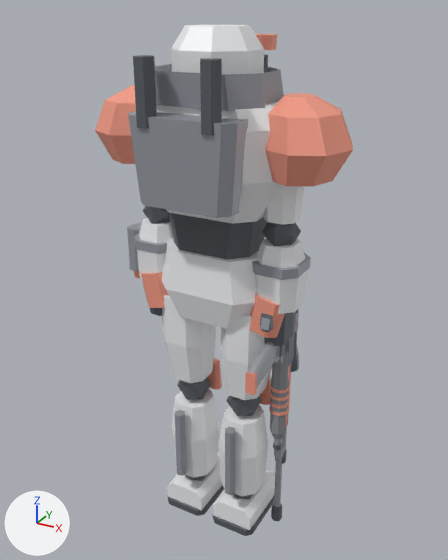
Renders of the glTF model game/player/robot/bulwark.glb from each side of a commit.
Camera for both pictures: a camera (50 mm lens) standing at (0.903, -1.603, 1.735) and looking at (0.007, 0.026, 0.92). The lights are fixed; the arrows at lower left show +X, +Y and +Z. The picture after the commit comes second. Vertices at exactly the same position are counted once.

In view in the first picture: 'Bulwark'.
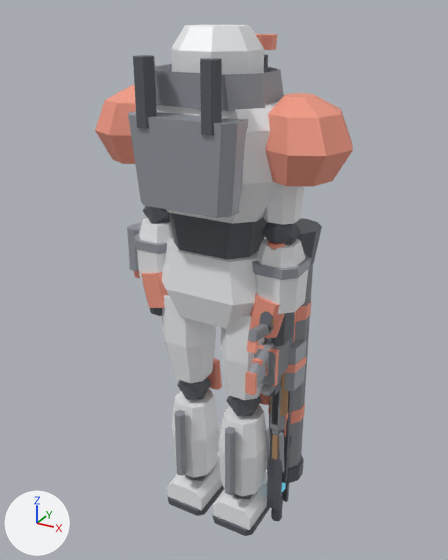
Where the change shows, as pixel boxes [x1, y1, x2, y2] in the pictures (448 x 560 px):
part 1 of me_bulwark, added
    after: [259, 311, 272, 327]
part 2 of me_bulwark, added
    after: [247, 340, 259, 353]
part 3 of me_bulwark, added
    after: [267, 391, 292, 482]
part 4 of me_bulwark, added
    after: [269, 372, 289, 416]
part 5 of me_bulwark, added
    after: [248, 218, 322, 510]

What changed in the scene script:
```text
Change me_bulwark:
    remove me_bulwark.from_pydata(...)  # 1892 vertices, 3294 faces; spans x -0.41..0.41, y -0.24..0.19, z -0.03..1.69
    add me_bulwark.from_pydata(...)  # 3986 vertices, 6889 faces; spans x -0.41..0.41, y -0.24..0.19, z -0.03..1.69
    me_bulwark part 1: the loose piece of 16 vertices spanning x 0.2..0.23, y -0.1..0.03, z 0.81..0.9 is copied, and the copy is moved by (0.0, -0.01, 0.0), in mat_revolver_gun (grey #73767e); it spans x 0.2..0.23, y -0.1..0.02, z 0.81..0.9
    me_bulwark part 2: the loose piece of 8 vertices spanning x 0.21..0.22, y -0.02..-0.01, z 0.76..0.83 is copied, and the copy is scaled about its middle by (2.33, 1.14, 0.542), then moved by (0.0, -0.17, 0.04), in mat_machine_pistol_accent (beige #f9a089); it spans x 0.2..0.23, y -0.19..-0.17, z 0.82..0.85
    me_bulwark part 3: a new loose piece, a box spanning x 0.179..0.251, y 0.041..0.059, z 0.175..0.705, in mat_break_action_gun (grey #73767e)
    me_bulwark part 4: the loose piece of 16 vertices spanning x 0.19..0.24, y 0.01..0.06, z 0.56..0.57 is copied, and the copy is scaled about its middle by (1.1, 0.732, 18.3), then moved by (0.0, -0.01, 0.02), in mat_break_action_wood (brown #ad8965); it spans x 0.18..0.25, y 0.01..0.05, z 0.47..0.69
    me_bulwark part 5: 1714 vertices added at x 0.12..0.29, y -0.19..0.19, z 0.04..1.12
    other edits to the shape of me_bulwark do not show in these pictures
    add me_bulwark.materials.append(mat_revolver_gun)  # grey #73767e
    add me_bulwark.materials.append(mat_revolver_detail)  # grey #a2a6ad
    add me_bulwark.materials.append(mat_revolver_accent)  # beige #f9a089
    add me_bulwark.materials.append(mat_revolver_wood)  # brown #ad8965
    add me_bulwark.materials.append(mat_machine_pistol_gun)  # grey #73767e
    add me_bulwark.materials.append(mat_machine_pistol_detail)  # grey #a2a6ad
    add me_bulwark.materials.append(mat_machine_pistol_accent)  # beige #f9a089
    add me_bulwark.materials.append(mat_machine_pistol_polymer)  # grey #8e9095
    add me_bulwark.materials.append(mat_break_action_gun)  # grey #73767e
    add me_bulwark.materials.append(mat_break_action_detail)  # grey #a2a6ad
    add me_bulwark.materials.append(mat_break_action_accent)  # beige #f9a089
    add me_bulwark.materials.append(mat_break_action_wood)  # brown #ad8965
    add me_bulwark.materials.append(mat_smg_gun)  # grey #73767e
    add me_bulwark.materials.append(mat_smg_detail)  # grey #a2a6ad
    add me_bulwark.materials.append(mat_smg_accent)  # beige #f9a089
    add me_bulwark.materials.append(mat_smg_lens)  # dark blue #3f5969, glowing cyan #59b3cb
    add me_bulwark.materials.append(mat_smg_polymer)  # grey #8e9095
    add me_bulwark.materials.append(mat_burst_rifle_gun)  # grey #73767e
    add me_bulwark.materials.append(mat_burst_rifle_detail)  # grey #a2a6ad
    add me_bulwark.materials.append(mat_burst_rifle_accent)  # beige #f9a089
    add me_bulwark.materials.append(mat_burst_rifle_lens)  # dark blue #3f5969, glowing cyan #59b3cb
    add me_bulwark.materials.append(mat_burst_rifle_polymer)  # grey #8e9095
    add me_bulwark.materials.append(mat_lmg_gun)  # grey #73767e
    add me_bulwark.materials.append(mat_lmg_detail)  # grey #a2a6ad
    add me_bulwark.materials.append(mat_lmg_accent)  # beige #f9a089
    add me_bulwark.materials.append(mat_lmg_polymer)  # grey #8e9095
    add me_bulwark.materials.append(mat_lever_action_gun)  # grey #73767e
    add me_bulwark.materials.append(mat_lever_action_detail)  # grey #a2a6ad
    add me_bulwark.materials.append(mat_lever_action_accent)  # beige #f9a089
    add me_bulwark.materials.append(mat_lever_action_wood)  # brown #ad8965
    add me_bulwark.materials.append(mat_bolt_action_gun)  # grey #73767e
    add me_bulwark.materials.append(mat_bolt_action_detail)  # grey #a2a6ad
    add me_bulwark.materials.append(mat_bolt_action_accent)  # beige #f9a089
    add me_bulwark.materials.append(mat_bolt_action_wood)  # brown #ad8965
    add me_bulwark.materials.append(mat_railgun_gun)  # grey #73767e
    add me_bulwark.materials.append(mat_railgun_detail)  # grey #a2a6ad
    add me_bulwark.materials.append(mat_railgun_accent)  # beige #f9a089
    add me_bulwark.materials.append(mat_railgun_lens)  # dark blue #3f5969, glowing cyan #59b3cb
    add me_bulwark.materials.append(mat_railgun_polymer)  # grey #8e9095
    add me_bulwark.materials.append(mat_rocket_launcher_gun)  # grey #73767e
    add me_bulwark.materials.append(mat_rocket_launcher_detail)  # grey #a2a6ad
    add me_bulwark.materials.append(mat_rocket_launcher_accent)  # beige #f9a089
    add me_bulwark.materials.append(mat_rocket_launcher_lens)  # dark blue #3f5969, glowing cyan #59b3cb
    add me_bulwark.materials.append(mat_rocket_launcher_polymer)  # grey #8e9095
    add me_bulwark.materials.append(mat_grenade_launcher_gun)  # grey #73767e
    add me_bulwark.materials.append(mat_grenade_launcher_detail)  # grey #a2a6ad
    add me_bulwark.materials.append(mat_grenade_launcher_accent)  # beige #f9a089
    add me_bulwark.materials.append(mat_grenade_launcher_polymer)  # grey #8e9095
```
